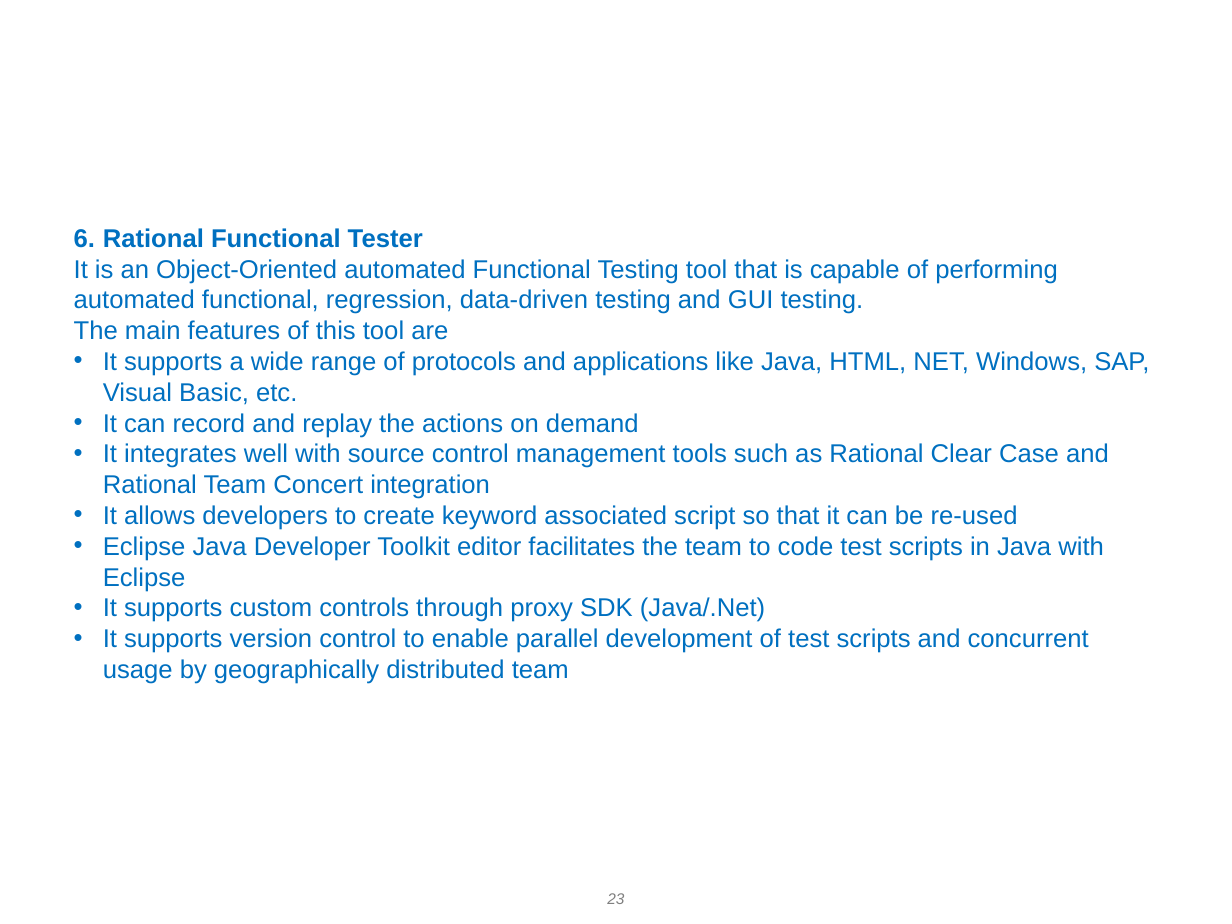
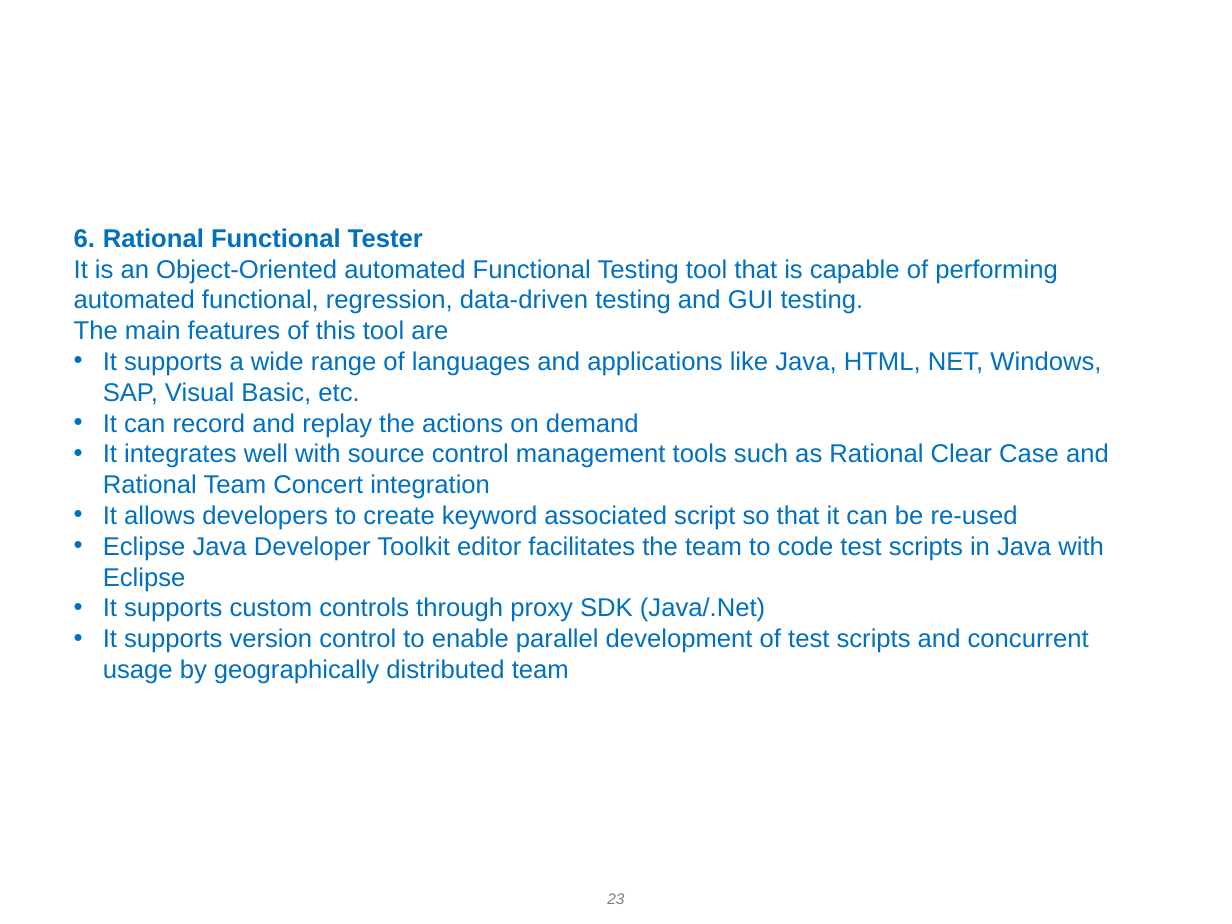
Before and after one commit to sunilkumarg-techbrain/InterviewQuestions, a slide deck: slide 23 of DAY 1 - Introduction to Automation.ppt. Drawn at 1232x924 pixels with LibreOffice and Linux fonts; fonts in the diff are those of the drawing; background and template pictures are left out. Boxes give left, top, right and bottom in pixels: in the first picture for what was removed or moved away, otherwise in the second. Text is boxed around its words. In the diff, an @@ line names an element or a change of style, - is before the commit and + after.

```diff
--- a/DAY 1 - Introduction to Automation.ppt
+++ b/DAY 1 - Introduction to Automation.ppt
@@ text at (103,351,1101,405): text changed @@
-• It supports a wide range of protocols and applications like Java, HTML, NET, Windows, SAP, Visual Basic, etc.
+• It supports a wide range of languages and applications like Java, HTML, NET, Windows, SAP, Visual Basic, etc.
```
Also in this commit, not shown: 15 other slides changed, 13 other files.
